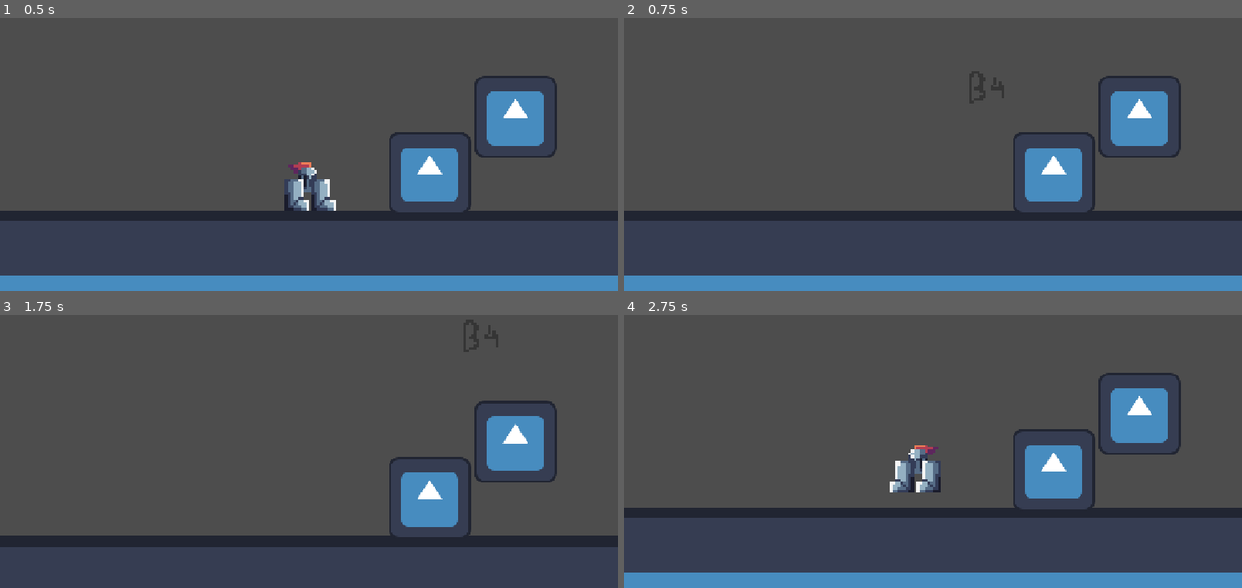
Above: before the commit, frames 1-4 (two rows, left to right).
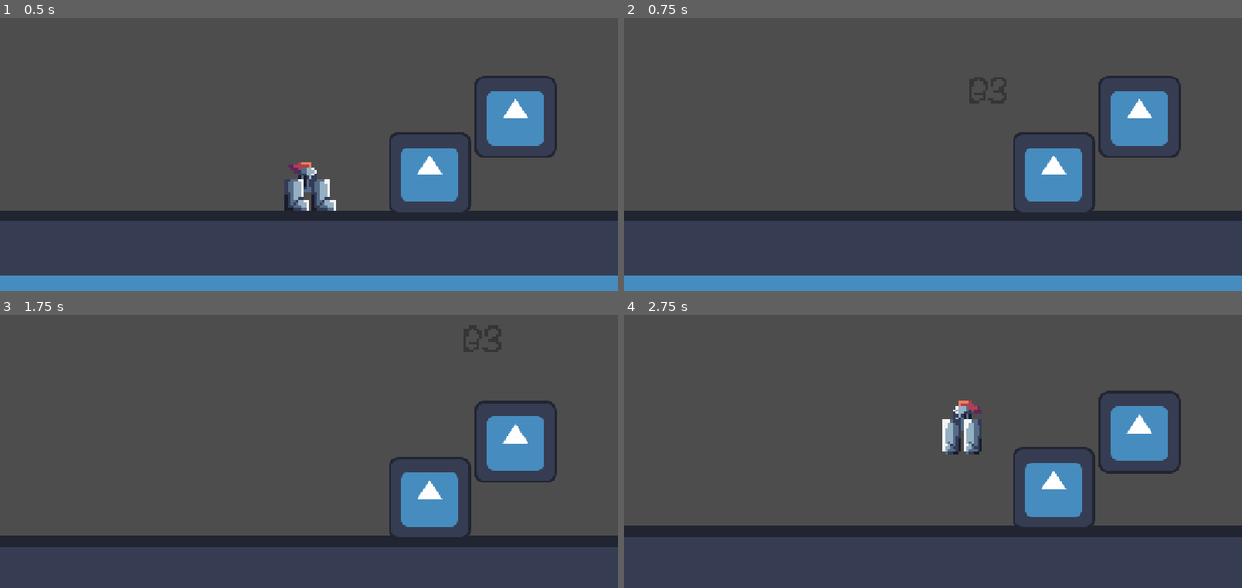
Above: after the commit, the same moments.

Repository: Nukkao/haven-2026
Game: Godot game, scene res://scenes/game.tscn
Two runs of this game, one before a commit and one after it. Both use one fixed random seed, a clock stepped at 60 frames per second and the inputs below. The engine's default icon, where the game draws it, is replaced by a stand-in: a white triangle on a blue panel in a dark square.
Inputs:
- Up to frame 1 (0.5 s): no input
- Up to frame 2 (0.75 s): tap Enter (ui_accept) at 0.5 s; hold Right (ui_right) from 0.53 s (still down)
- Up to frame 3 (1.75 s): keep holding Right (ui_right); tap Enter (ui_accept) at 0.77, 1.52 s
- Up to frame 4 (2.75 s): release Right (ui_right) at 2.03 s; hold Left (ui_left) from 2.03 s (still down)

Frame 1 is identical in both runs. In frame 4, 19% of the frame differs, in the area x 0-100%, y 21-100%.

Commit message:
linked air idle and backflip animation

Diff:
--- a/scenes/player.gd
+++ b/scenes/player.gd
@@ -35,7 +35,7 @@
 			animated_sprite.play("idle")
 	else:
 		if air_move_timer.is_stopped():
-			animated_sprite.play("idle")
+			animated_sprite.play("air-idle")
 
 	#flipping sprites for direction
 	if direction > 0:
--- a/scenes/player.tscn
+++ b/scenes/player.tscn
@@ -3,6 +3,22 @@
 [ext_resource type="Script" uid="uid://dt8sjdfy0kc8n" path="res://scenes/player.gd" id="1_g2els"]
 [ext_resource type="Texture2D" uid="uid://24ynuatrl5pv" path="res://animations/animationgrid.png" id="1_lj8jo"]
 
+[sub_resource type="AtlasTexture" id="AtlasTexture_ke2ow"]
+atlas = ExtResource("1_lj8jo")
+region = Rect2(0, 120, 20, 20)
+
+[sub_resource type="AtlasTexture" id="AtlasTexture_ujl30"]
+atlas = ExtResource("1_lj8jo")
+region = Rect2(20, 120, 20, 20)
+
+[sub_resource type="AtlasTexture" id="AtlasTexture_31cv2"]
+atlas = ExtResource("1_lj8jo")
+region = Rect2(40, 120, 20, 20)
+
+[sub_resource type="AtlasTexture" id="AtlasTexture_pf23h"]
+atlas = ExtResource("1_lj8jo")
+region = Rect2(60, 120, 20, 20)
+
 [sub_resource type="AtlasTexture" id="AtlasTexture_g2els"]
 atlas = ExtResource("1_lj8jo")
 region = Rect2(0, 40, 20, 20)
@@ -46,22 +62,6 @@
 [sub_resource type="AtlasTexture" id="AtlasTexture_3v2ag"]
 atlas = ExtResource("1_lj8jo")
 region = Rect2(0, 80, 20, 20)
-
-[sub_resource type="AtlasTexture" id="AtlasTexture_jej6c"]
-atlas = ExtResource("1_lj8jo")
-region = Rect2(20, 80, 20, 20)
-
-[sub_resource type="AtlasTexture" id="AtlasTexture_f1ej7"]
-atlas = ExtResource("1_lj8jo")
-region = Rect2(40, 80, 20, 20)
-
-[sub_resource type="AtlasTexture" id="AtlasTexture_oprun"]
-atlas = ExtResource("1_lj8jo")
-region = Rect2(60, 80, 20, 20)
-
-[sub_resource type="AtlasTexture" id="AtlasTexture_a8ls1"]
-atlas = ExtResource("1_lj8jo")
-region = Rect2(80, 80, 20, 20)
 
 [sub_resource type="AtlasTexture" id="AtlasTexture_ij6vw"]
 atlas = ExtResource("1_lj8jo")
@@ -115,6 +115,23 @@
 animations = [{
 "frames": [{
 "duration": 1.0,
+"texture": SubResource("AtlasTexture_ke2ow")
+}, {
+"duration": 1.0,
+"texture": SubResource("AtlasTexture_ujl30")
+}, {
+"duration": 1.0,
+"texture": SubResource("AtlasTexture_31cv2")
+}, {
+"duration": 1.0,
+"texture": SubResource("AtlasTexture_pf23h")
+}],
+"loop": 1,
+"name": &"air-idle",
+"speed": 5.0
+}, {
+"frames": [{
+"duration": 1.0,
 "texture": SubResource("AtlasTexture_g2els")
 }, {
 "duration": 1.0,
@@ -151,22 +168,10 @@
 }, {
 "duration": 1.0,
 "texture": SubResource("AtlasTexture_3v2ag")
-}, {
-"duration": 1.0,
-"texture": SubResource("AtlasTexture_jej6c")
-}, {
-"duration": 1.0,
-"texture": SubResource("AtlasTexture_f1ej7")
-}, {
-"duration": 1.0,
-"texture": SubResource("AtlasTexture_oprun")
-}, {
-"duration": 1.0,
-"texture": SubResource("AtlasTexture_a8ls1")
 }],
 "loop": 0,
 "name": &"flip",
-"speed": 14.0
+"speed": 12.0
 }, {
 "frames": [{
 "duration": 1.0,
@@ -231,12 +236,11 @@
 sprite_frames = SubResource("SpriteFrames_ij6vw")
 animation = &"flip"
 autoplay = "idle"
-frame_progress = 1.0
 
 [node name="CollisionShape2D" type="CollisionShape2D" parent="." unique_id=475979105]
 position = Vector2(0, -8)
 shape = SubResource("CircleShape2D_yf5fn")
 
 [node name="AirMoveTimer" type="Timer" parent="." unique_id=604789431]
-wait_time = 0.7
+wait_time = 0.5
 one_shot = true
